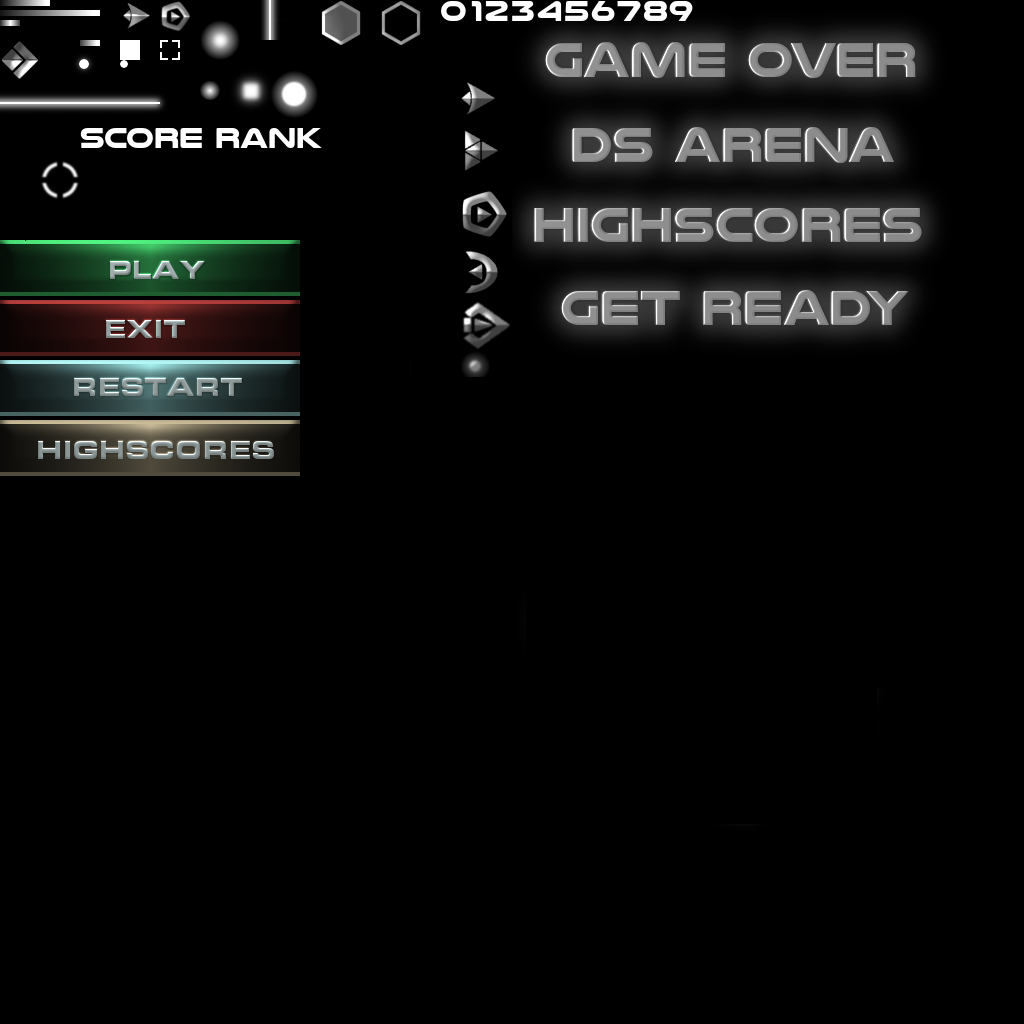
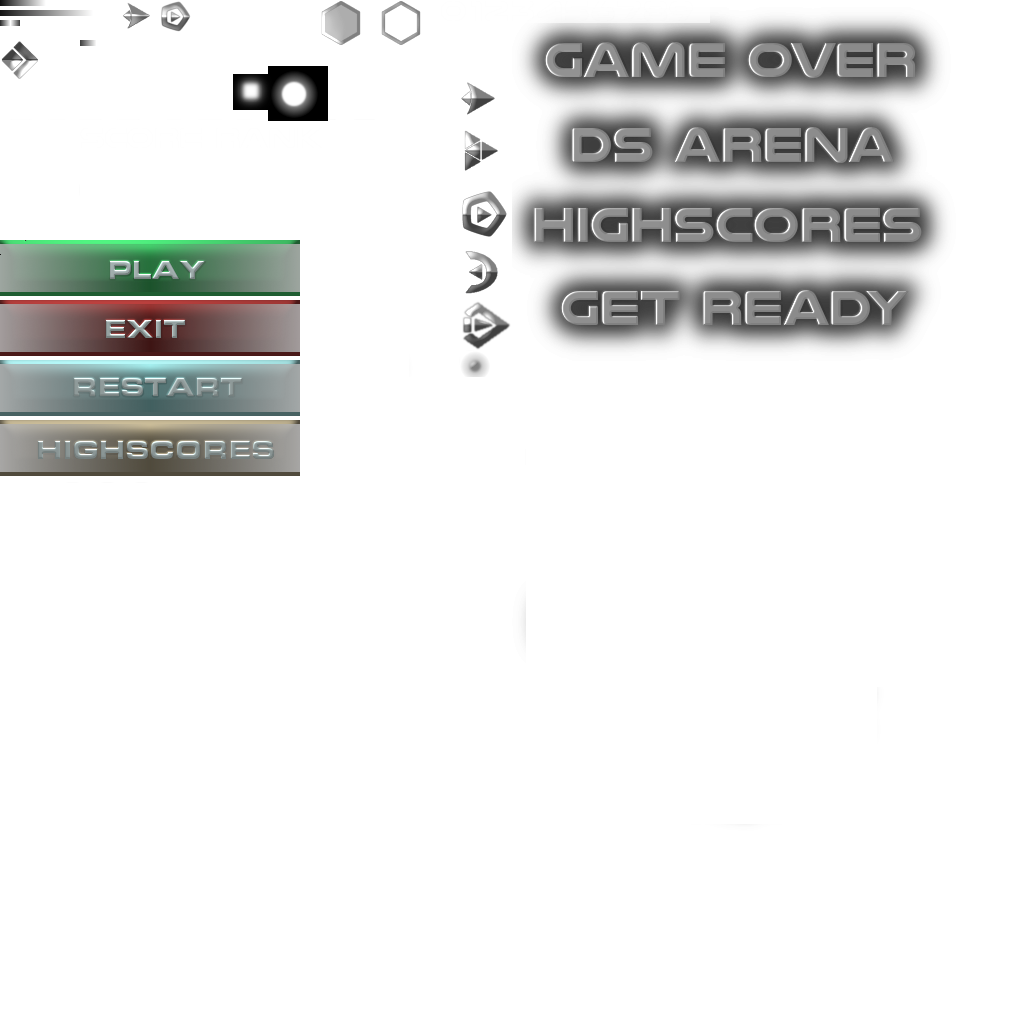
Revision of a layered 1024x1024 image; what changed, layer by layer:
added layer "Ebene #4" above "Ebene #3" over bbox(349, 69, 391, 111)
hid "Ebene #7" over bbox(0, 0, 1024, 1024)
